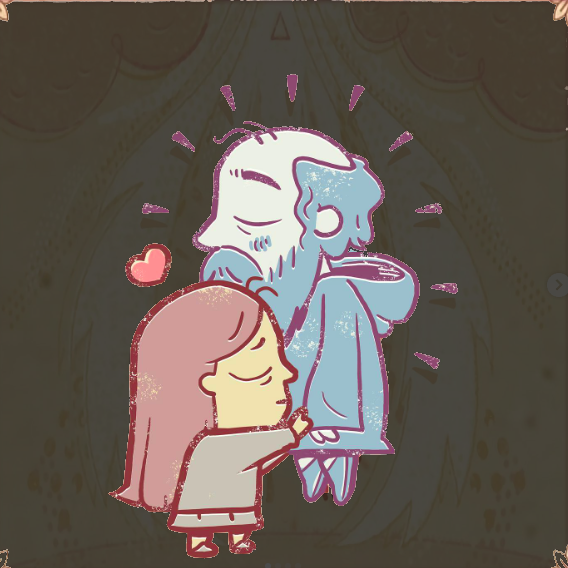
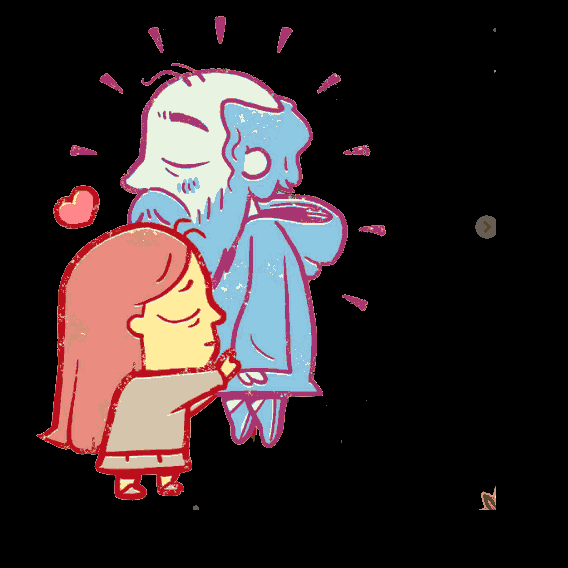
Layer changes from the first 568x568 image to the second:
added layer "bembi.png copy" above "Layer" over [0, 0, 496, 510]
"Layer": opacity 71% → 100%, painted on it over [0, 0, 568, 568]
hid "bembi.png", painted on it over [0, 0, 568, 568]
